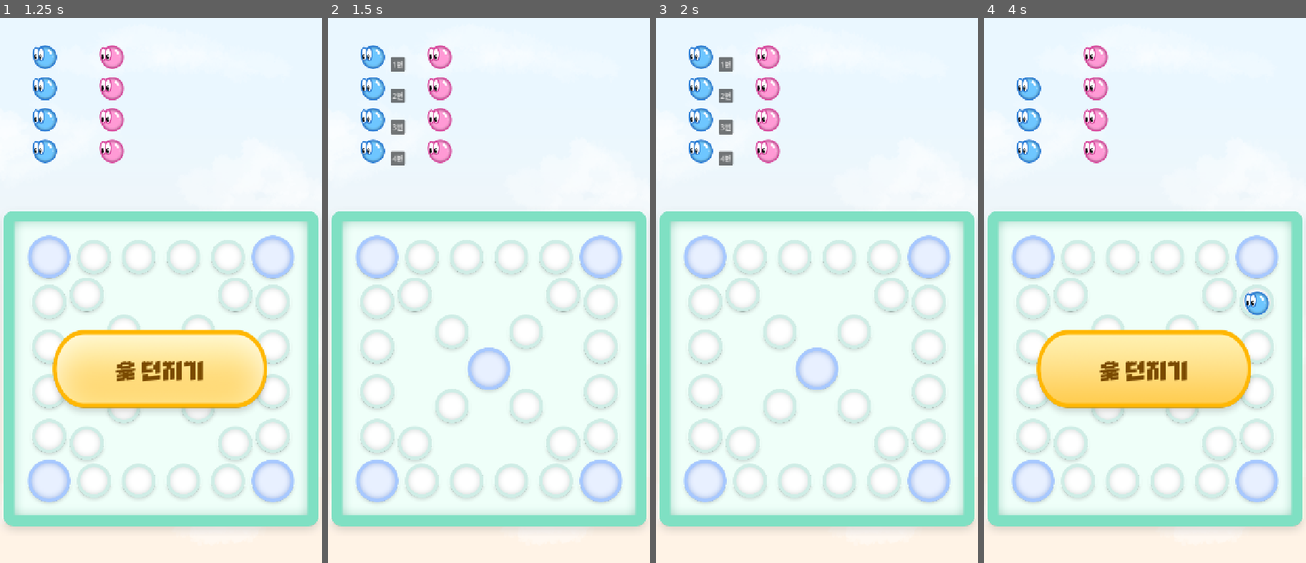
Above: before the commit, frames 1-4 (left to right).
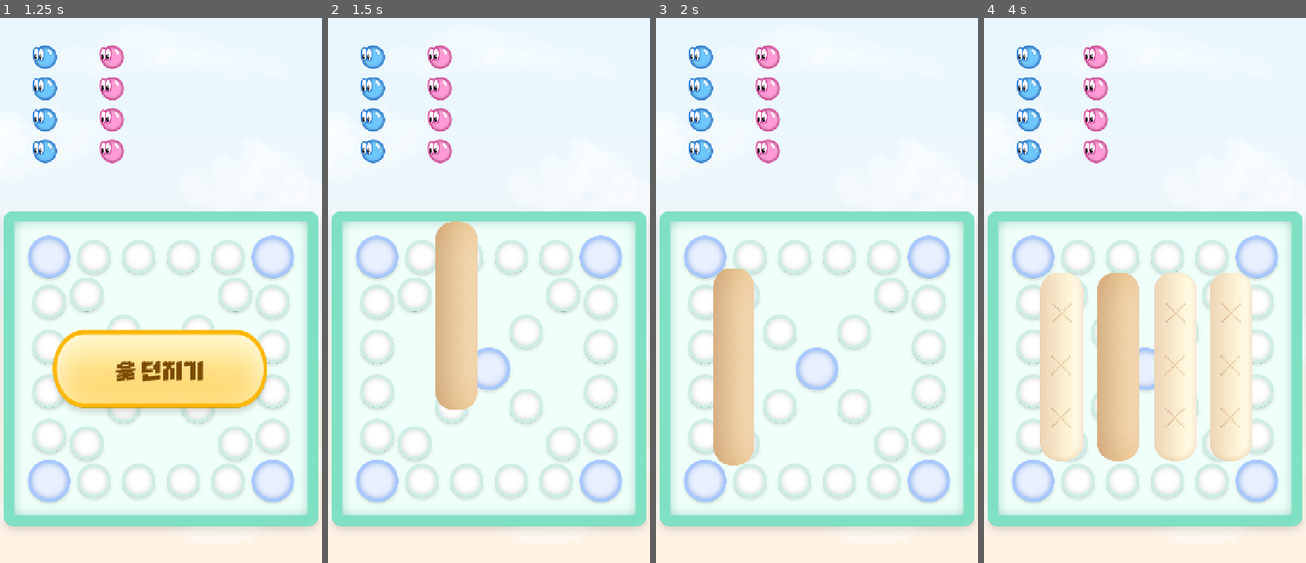
Above: after the commit, the same moments.

Repository: OjOj717/Yut-Nori-html-Project
Game: Godot game, scene res://Scene/title.tscn
The game is run twice, just before and just after one commit, with the same random seed, the same clock (stepped at 60 frames per second) and the same inputs.
Inputs (mouse positions are in pixels of both pictures, inside the frame that each line leads up to):
- Up to frame 1 (1.25 s): click "2인용" at 0.5 s
- Up to frame 2 (1.5 s): click "윷 던지기" at 1.25 s
- Up to frame 3 (2 s): no input
- Up to frame 4 (4 s): click (1054, 67) at 2 s, where only the run before the commit has a clickable "1번"; click (1257, 301) at 2.77 s

Frame 1 is identical in both runs. In frame 2, 4.9% of the frame differs, in the area x 19-47%, y 7-72%; in frame 3, 4.9%; in frame 4, 19%, in the area x 10-89%, y 4-82%.

Commit message:
add yut animation

Diff:
--- a/yut-nori-html/Scene/main.tscn
+++ b/yut-nori-html/Scene/main.tscn
@@ -11,6 +11,7 @@
 [ext_resource type="Texture2D" uid="uid://dqdnfxlgj0o0r" path="res://Img/player4.png" id="6_c2iwn"]
 [ext_resource type="Texture2D" uid="uid://ctoe66dqqc5ne" path="res://Img/b_p_rec.png" id="6_mxd2g"]
 [ext_resource type="Texture2D" uid="uid://c0xm1nme8fwcd" path="res://Img/b_h_rec.png" id="7_0sxm5"]
+[ext_resource type="PackedScene" uid="uid://dohy8xdv5ml3m" path="res://Scene/yut.tscn" id="12_mxd2g"]
 
 [sub_resource type="StyleBoxTexture" id="StyleBoxTexture_7y4ci"]
 texture = ExtResource("5_7y4ci")
@@ -29,6 +30,30 @@
 texture = ExtResource("2_c2iwn")
 
 [node name="Board" parent="." instance=ExtResource("2_r34rm")]
+
+[node name="Button" type="Button" parent="."]
+anchors_preset = 1
+anchor_left = 1.0
+anchor_right = 1.0
+offset_left = 108.0
+offset_top = 756.0
+offset_right = 608.0
+offset_bottom = 956.0
+grow_horizontal = 0
+pivot_offset = Vector2(204, 64)
+size_flags_horizontal = 4
+size_flags_vertical = 4
+theme_override_colors/font_color = Color(0.47843137, 0.2901961, 0, 1)
+theme_override_colors/font_focus_color = Color(0.47843137, 0.2901961, 0, 1)
+theme_override_colors/font_pressed_color = Color(0.47843137, 0.2901961, 0, 1)
+theme_override_colors/font_hover_color = Color(0.47843137, 0.2901961, 0, 1)
+theme_override_colors/font_hover_pressed_color = Color(0.47843137, 0.2901961, 0, 1)
+theme_override_fonts/font = ExtResource("3_r34rm")
+theme_override_font_sizes/font_size = 50
+theme_override_styles/normal = SubResource("StyleBoxTexture_7y4ci")
+theme_override_styles/pressed = SubResource("StyleBoxTexture_mxd2g")
+theme_override_styles/hover = SubResource("StyleBoxTexture_0sxm5")
+text = "윷 던지기"
 
 [node name="Pieces" type="Node2D" parent="."]
 
@@ -88,28 +113,31 @@
 [node name="Piece4" type="Sprite2D" parent="Pieces/player3"]
 texture = ExtResource("6_c2iwn")
 
-[node name="Button" type="Button" parent="."]
-anchors_preset = 1
-anchor_left = 1.0
-anchor_right = 1.0
-offset_left = 108.0
-offset_top = 756.0
-offset_right = 608.0
-offset_bottom = 956.0
-grow_horizontal = 0
-pivot_offset = Vector2(204, 64)
-size_flags_horizontal = 4
-size_flags_vertical = 4
-theme_override_colors/font_color = Color(0.47843137, 0.2901961, 0, 1)
-theme_override_colors/font_focus_color = Color(0.47843137, 0.2901961, 0, 1)
-theme_override_colors/font_pressed_color = Color(0.47843137, 0.2901961, 0, 1)
-theme_override_colors/font_hover_color = Color(0.47843137, 0.2901961, 0, 1)
-theme_override_colors/font_hover_pressed_color = Color(0.47843137, 0.2901961, 0, 1)
-theme_override_fonts/font = ExtResource("3_r34rm")
-theme_override_font_sizes/font_size = 50
-theme_override_styles/normal = SubResource("StyleBoxTexture_7y4ci")
-theme_override_styles/pressed = SubResource("StyleBoxTexture_mxd2g")
-theme_override_styles/hover = SubResource("StyleBoxTexture_0sxm5")
-text = "윷 던지기"
+[node name="yut" type="Node2D" parent="."]
+z_index = 10
+position = Vector2(-324.00006, 1424)
+rotation = 0.7853982
+
+[node name="1" parent="yut" instance=ExtResource("12_mxd2g")]
+position = Vector2(-60, -764)
+rotation = 0.7853982
+
+[node name="2" parent="yut" instance=ExtResource("12_mxd2g")]
+position = Vector2(207.4256, -1031.4255)
+rotation = 0.7853982
+
+[node name="3" parent="yut" instance=ExtResource("12_mxd2g")]
+position = Vector2(119.744354, -943.7444)
+rotation = 0.7853982
+
+[node name="4" parent="yut" instance=ExtResource("12_mxd2g")]
+position = Vector2(29.23468, -853.2347)
+rotation = 0.7853982
+
+[node name="ResultLabel" type="Label" parent="."]
+offset_left = 208.0
+offset_top = 808.0
+offset_right = 504.0
+offset_bottom = 904.0
 
 [connection signal="pressed" from="Button" to="." method="_on_button_pressed"]
--- /dev/null
+++ b/yut-nori-html/Scene/yut.gd
@@ -0,0 +1,8 @@
+extends Node2D
+
+@onready var front = $front
+@onready var back = $back
+
+func show_side(is_front: bool):
+	front.visible = is_front
+	back.visible = !is_front
--- /dev/null
+++ b/yut-nori-html/Scene/yut.tscn
@@ -0,0 +1,16 @@
+[gd_scene load_steps=4 format=3 uid="uid://dohy8xdv5ml3m"]
+
+[ext_resource type="Texture2D" uid="uid://ci2s343xc7uu" path="res://Img/front_yut.png" id="1_1bg50"]
+[ext_resource type="Script" uid="uid://21wuofr0inol" path="res://Scene/yut.gd" id="1_tndna"]
+[ext_resource type="Texture2D" uid="uid://b0lyf1xkm0aec" path="res://Img/back_yut.png" id="2_tndna"]
+
+[node name="yut" type="Node2D"]
+script = ExtResource("1_tndna")
+
+[node name="front" type="Sprite2D" parent="."]
+visible = false
+texture = ExtResource("1_1bg50")
+
+[node name="back" type="Sprite2D" parent="."]
+visible = false
+texture = ExtResource("2_tndna")
--- a/yut-nori-html/Scripts/main.gd
+++ b/yut-nori-html/Scripts/main.gd
@@ -2,6 +2,8 @@
 
 @onready var roll_button = $Button
 @onready var pieces_parent = $Pieces
+@onready var yut_container = $yut
+@onready var result_label = $ResultLabel
 
 var player_groups = []
 var is_moving = false
@@ -11,6 +13,8 @@
 
 func _ready():
 	roll_button.visible = false
+	yut_container.visible = false
+
 	for p in pieces_parent.get_children():
 		p.visible = false
 
@@ -39,16 +43,12 @@
 	roll_button.visible = true
 
 func _on_button_pressed():
-	if is_moving or not game_started: return
-	var result = roll_yut()
-	current_roll_steps = result["steps"]
-
-	if current_roll_steps == 0:
-		next_turn()
+	if is_moving or not game_started:
 		return
 
 	roll_button.visible = false
-	show_piece_selection()
+
+	await play_yut_roll()
 
 func show_piece_selection():
 	clear_indicators()
@@ -181,6 +181,7 @@
 			next_turn()
 
 func next_turn():
+	result_label.visible = false   # 🔥 추가
 	Data.current_player = (Data.current_player + 1) % Data.player_count
 	roll_button.visible = true
 
@@ -219,6 +220,25 @@
 	for ind in indicators: ind.queue_free()
 	indicators.clear()
 
+func play_yut_roll():
+	yut_container.visible = true
+
+	var result = roll_yut()
+	current_roll_steps = result["steps"]
+
+	await animate_yuts(result)
+	await show_result(result)
+
+	# 🔥 결과 잠깐 보여준 뒤 사라짐
+	await get_tree().create_timer(0.7).timeout
+	hide_yuts()
+
+	if current_roll_steps == 0:
+		next_turn()
+	else:
+		show_piece_selection()
+
+
 func roll_yut():
 	var roll = randf()
 	if roll < 0.1: return {"name":"낙","steps":0}
@@ -229,3 +249,72 @@
 	elif sub < 0.85: return {"name":"걸","steps":3}
 	elif sub < 0.98: return {"name":"윷","steps":4}
 	else: return {"name":"모","steps":5}
+
+func get_yut_faces(result_name:String):
+	match result_name:
+		"도": return [true,false,false,false]
+		"개": return [true,true,false,false]
+		"걸": return [true,true,true,false]
+		"윷": return [true,true,true,true]
+		"모": return [false,false,false,false]
+		"빽도": return [false,false,false,true]
+		_: return [false,false,false,false]
+
+func animate_yuts(result):
+	var faces = get_yut_faces(result["name"])
+
+	for i in range(4):
+		var yut = yut_container.get_child(i)
+
+		yut.show_side(randi() % 2 == 0)
+
+		var delay = i * 0.08
+
+		var tween = create_tween()
+		tween.set_trans(Tween.TRANS_BACK)
+		tween.set_ease(Tween.EASE_OUT)
+
+		var original_y = yut.position.y
+
+		tween.tween_property(yut, "position:y",
+			original_y - 150, 0.25).set_delay(delay)
+
+		tween.tween_property(yut, "position:y",
+			original_y, 0.3)
+
+		tween.tween_property(yut, "scale",
+			Vector2(1.2,0.8), 0.1)
+
+		tween.tween_property(yut, "scale",
+			Vector2(1,1), 0.15)
+
+		await tween.finished
+
+		yut.show_side(faces[i])
+
+
+func show_result(result):
+	if result_label == null:
+		return
+
+	result_label.visible = true
+	result_label.text = result["name"]
+	result_label.scale = Vector2(1,1)
+
+	var tween = create_tween()
+	tween.tween_property(result_label,"scale",
+		Vector2(1.2,1.2),0.1)
+	tween.tween_property(result_label,"scale",
+		Vector2(1,1),0.1)
+
+	await tween.finished
+
+
+func hide_yuts():
+	var tween = create_tween()
+
+	tween.tween_property(yut_container, "modulate:a", 0.0, 0.2)
+	await tween.finished
+
+	yut_container.visible = false
+	yut_container.modulate.a = 1.0
Binary file added: yut-nori-html/Img/back_yut.png
Not shown, added: yut-nori-html/Img/back_yut.png.import
Binary file added: yut-nori-html/Img/front_yut.png
Not shown, added: yut-nori-html/Img/front_yut.png.import
Not shown: 1 places in yut-nori-html/Scene/main.tscn that only renumber resources
Not shown, added: yut-nori-html/Scene/yut.gd.uid
Not shown, changed: yut-nori-html/index.html
Not shown, changed: yut-nori-html/index.pck
